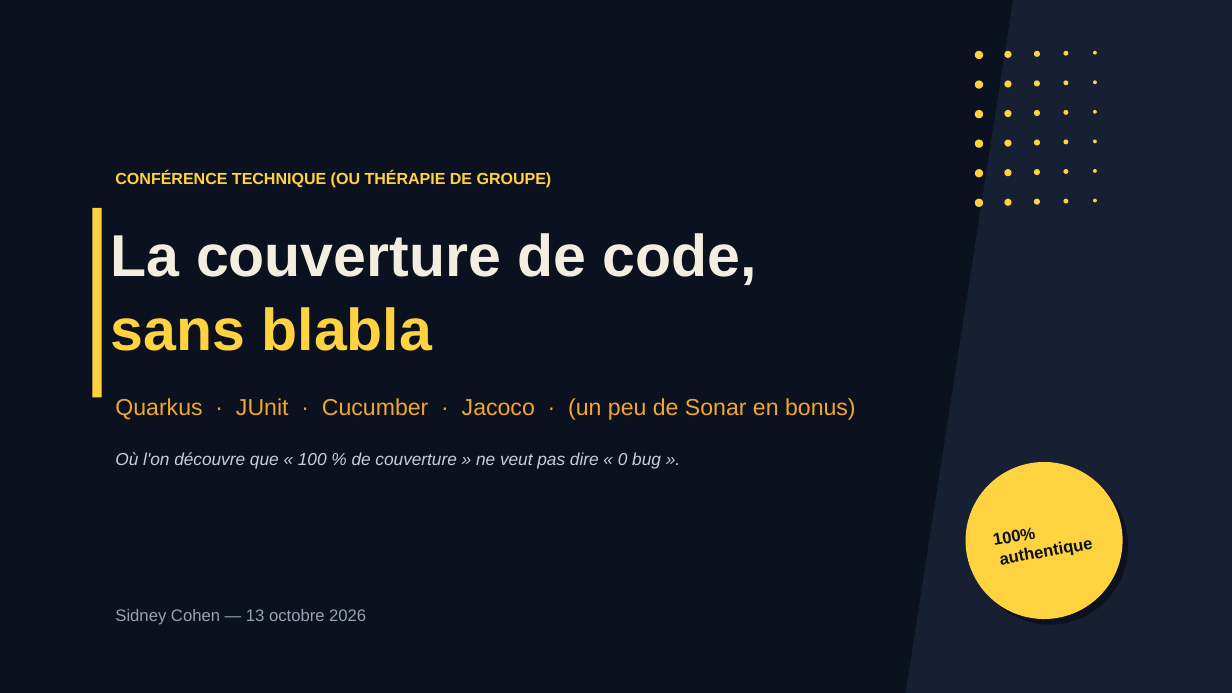
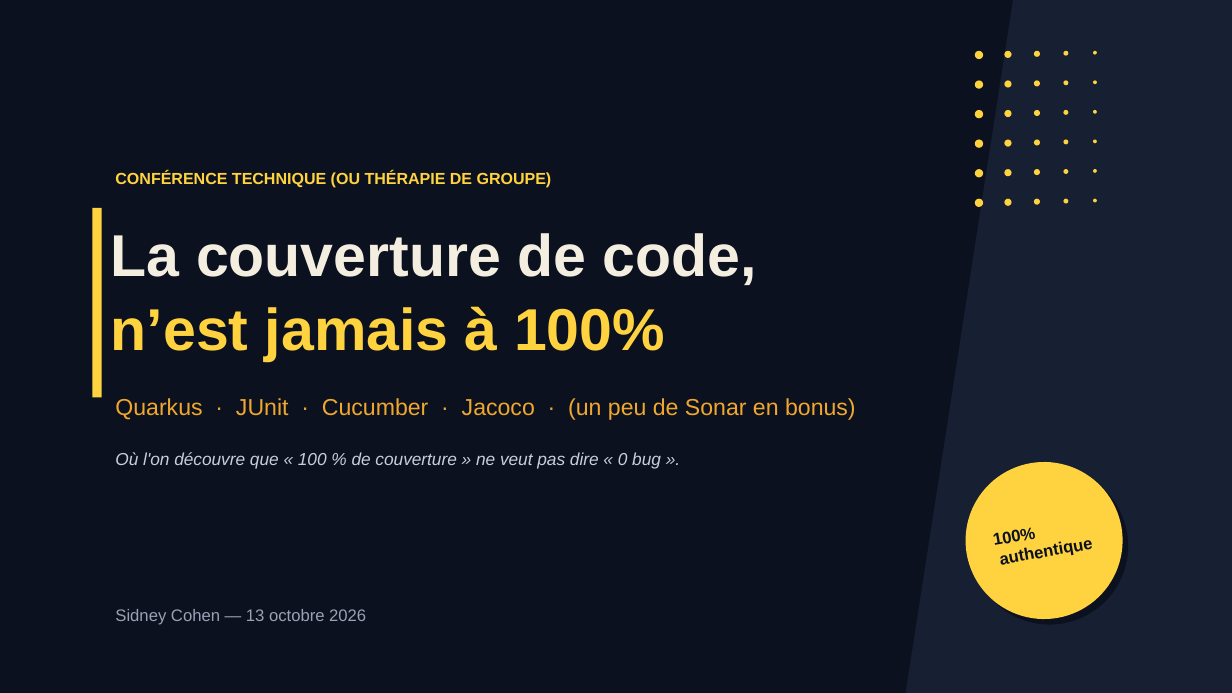
Before and after one commit to sidevconcept/couverture-junit-cucumber-jacoco, a slide deck: slide 1 of presentation/couverture-code-conference-dynamite.pptx. Drawn at 1232x693 pixels with LibreOffice and Linux fonts; fonts in the diff are those of the drawing. Boxes give left, top, right and bottom in pixels: in the first picture for what was removed or moved away, otherwise in the second. Text is boxed around its words. In the diff, an @@ line names an element or a change of style, - is before the commit and + after.

```diff
--- a/presentation/couverture-code-conference-dynamite.pptx
+++ b/presentation/couverture-code-conference-dynamite.pptx
@@ text at (x1=111, y1=233, x2=756, y2=361): text changed @@
-La couverture de code,
-sans blabla
+La couverture de code,
+n’est jamais à 100%
```
Also in this commit, not shown: 1 other slide changed, 1 other file.
